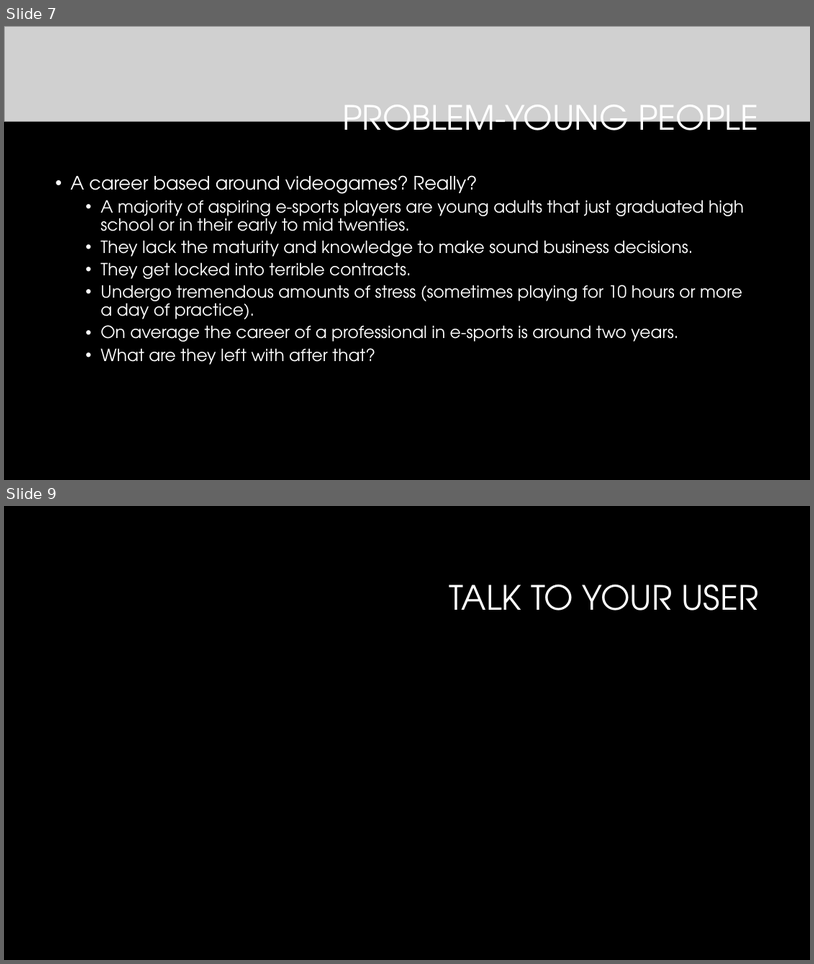
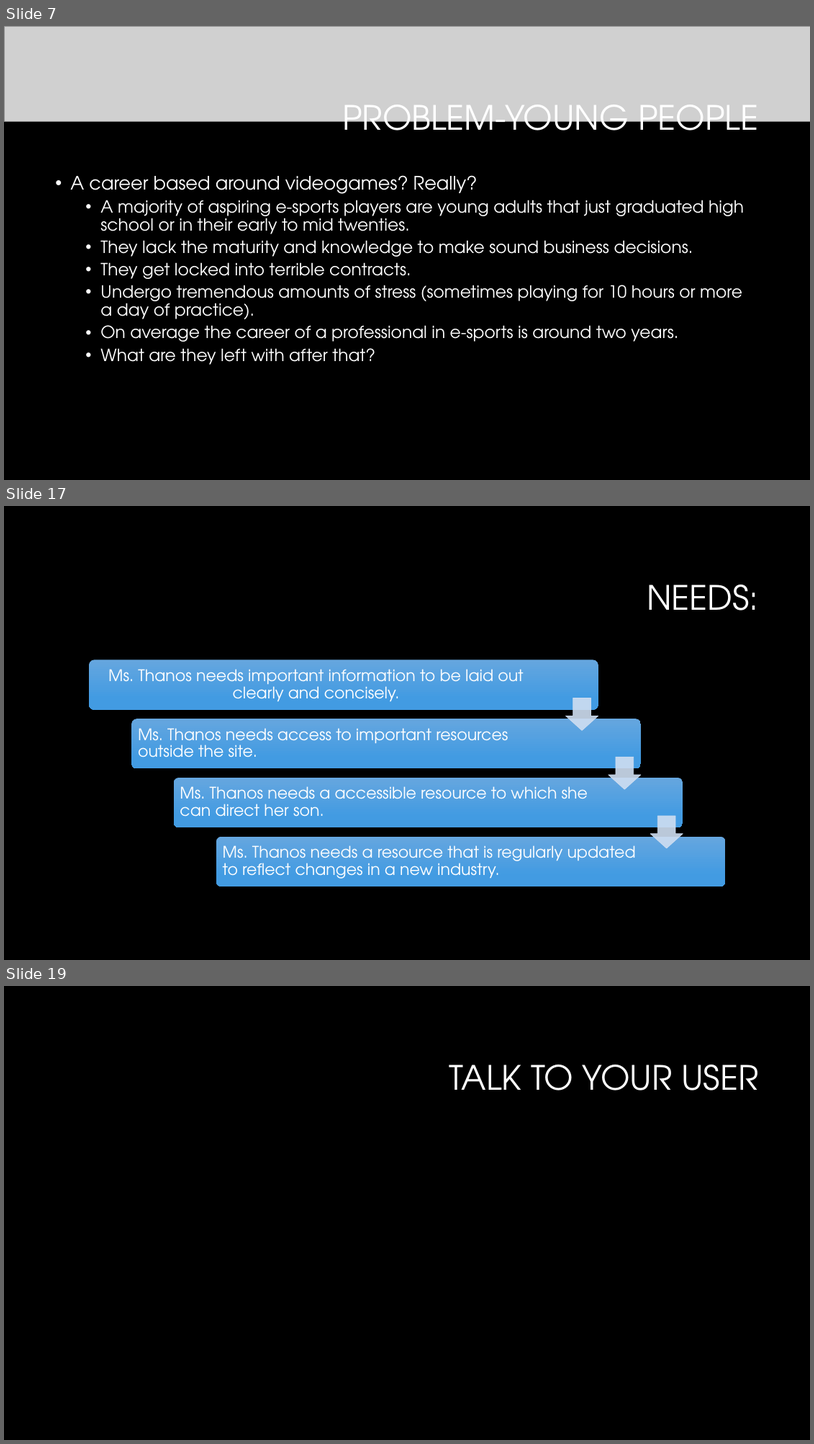
Before and after one commit to vinceleg/lab04_repo, a slide deck: dtc_team16_pitch_presentation.pptx. Shown one above the other, each under a label of ours: slides 7 and 9 before the commit, slides 7, 17 and 19 after it; the slides between them are not shown. The pictures are 814x964 and 814x1444 pixels, drawn with LibreOffice and Linux fonts; fonts in the diff are those of the drawing; grey boxes stand for pictures; background and template pictures are left out. Boxes give left, top, right and bottom in pixels: in the first picture for what was removed or moved away, otherwise in the second. Text is boxed around its words. In the diff, an @@ line names an element or a change of style, - is before the commit and + after.

```diff
--- a/dtc_team16_pitch_presentation.pptx
+++ b/dtc_team16_pitch_presentation.pptx
@@ slide 17 added at bbox=[4, 506, 810, 960], background #000000 @@
@@ title added at bbox=[647, 584, 759, 610], 40 pt, text #FFFFFF @@
+NEEDS:
@@ group added at bbox=[89, 659, 725, 886]: 4 rounded rectangles, 4 texts, 3 down arrows @@
+Ms. Thanos needs important information to be laid out clearly and concisely.
+Ms. Thanos needs access to important resources outside the site.
+Ms. Thanos needs a accessible resource to which she can direct her son.
+Ms. Thanos needs a resource that is regularly updated to reflect changes in a new industry.
@@ what was slide 9 is now slide 19 @@
```
Also in this commit, not shown: 1 slide changed, 11 other slides added, 1 other file.
